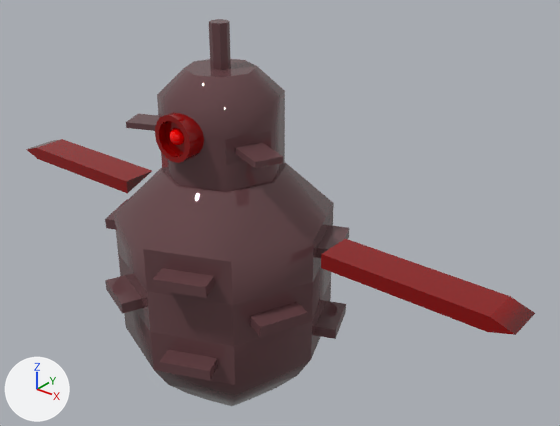
What one commit did to the FBX model Couch Game/Assets/GabrielRObotProto/ProtoRobot2.fbx.
One viewpoint serves both versions: a 50 mm lens placed at (0.938, -0.755, 1.062), pointed at (0.064, 0.338, 0.384). Arrows for +X, +Y and +Z are at lower left; the lights stay in place. Where no turn or scale is listed for an object, it has been applied to the vertices.

The older version as bpy lines, for what is in view:
```python
ob_box001 = bpy.data.objects.new('Box001', me_mesh_004)
ob_box001.location = (-0.42, 0.261, 0.375)
ob_box002 = bpy.data.objects.new('Box002', me_mesh_005)
ob_box002.location = (0.406, 0.261, 0.375)
ob_box002.rotation_euler = (-3.142, 0.0, 1.571)  # degrees (-180, 0, 90)
ob_box002.scale = (-0.0254, -0.00396, -0.0135)
ob_cylinder001 = bpy.data.objects.new('Cylinder001', me_mesh)
ob_cylinder001.location = (-0.009, 0.257, 0.117)
ob_cylinder002 = bpy.data.objects.new('Cylinder002', me_mesh_001)
ob_cylinder002.location = (-0.009, 0.257, 0.483)
ob_cylinder003 = bpy.data.objects.new('Cylinder003', me_mesh_002)
ob_cylinder003.location = (-0.005, 0.179, 0.588)
```
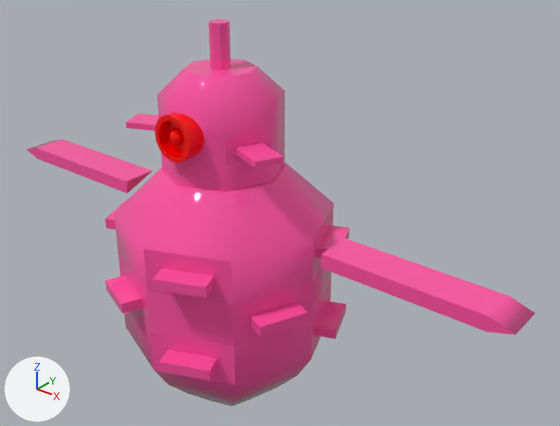
Boxes [x1, y1, x2, y2] around the edits, measured in the pictures (560 x 426 px):
'Cylinder001', recoloured (brown to pink)
    both: [105, 163, 349, 406]
'Cylinder002', recoloured (brown to pink)
    both: [126, 19, 285, 192]
'Box002', recoloured (red to pink)
    both: [321, 238, 535, 335]
'Box001', recoloured (brown to pink)
    both: [26, 139, 152, 194]
'Cylinder003', recoloured
    both: [155, 112, 204, 163]

What changed in the scene script:
```text
Change mat_01___default:
    mat_01___default.base_color: (0.137, 0.061, 0.067) -> (1.0, 0.0844, 0.367)  # brown #674649 -> pink #ff52a3
Change me_mesh_002:
    where me_mesh_002.from_pydata(...)  # 160 vertices, 316 faces; spans x -0.0433..0.0433, y -0.0552..0.0, z -0.0433..0.0433
    remove me_mesh_002.materials.append(mat_02___default)  # red #8d0000
    add me_mesh_002.materials.append(mat_03___default)  # red #ff0000
Change me_mesh_005:
    where me_mesh_005.from_pydata(...)  # 10 vertices, 7 faces; spans x -1.5..1.5, y -50.9..39.9, z 0.0..2.1
    remove me_mesh_005.materials.append(mat_02___default)  # red #8d0000
    add me_mesh_005.materials.append(mat_01___default)  # pink #ff52a3
```
